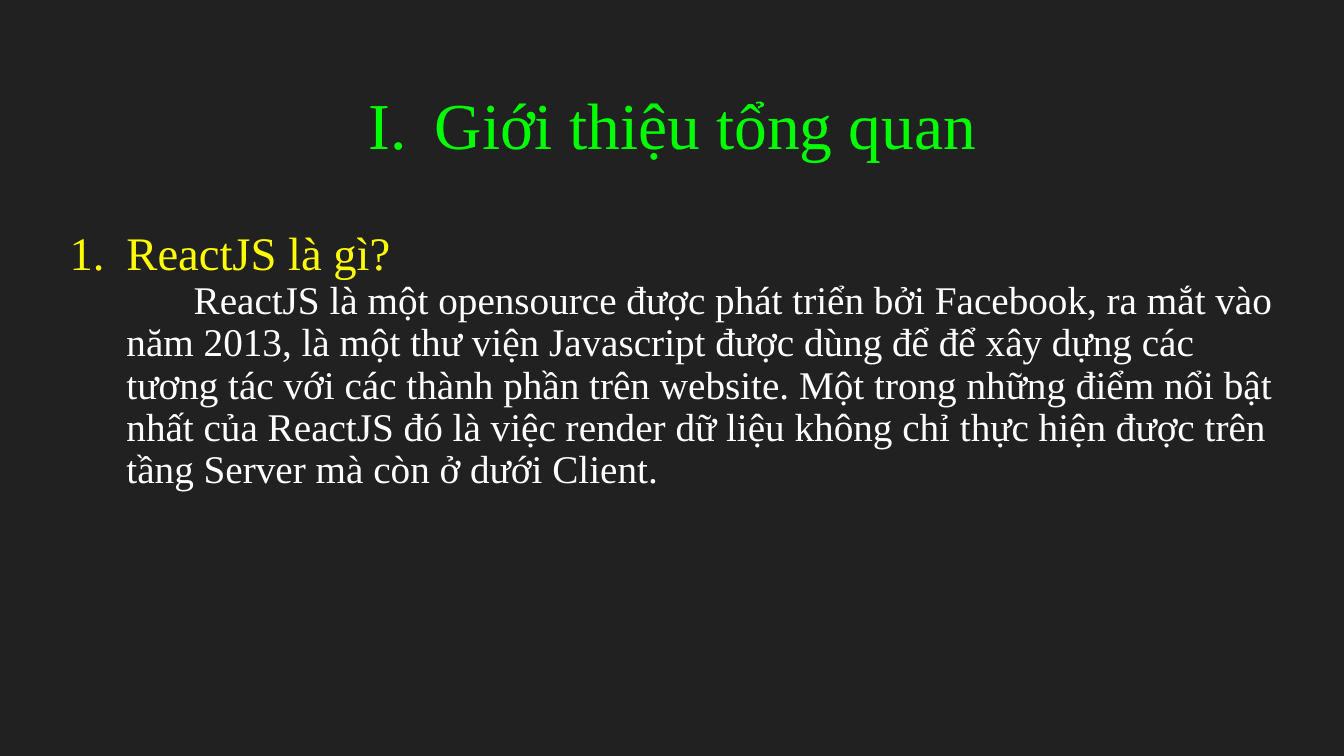
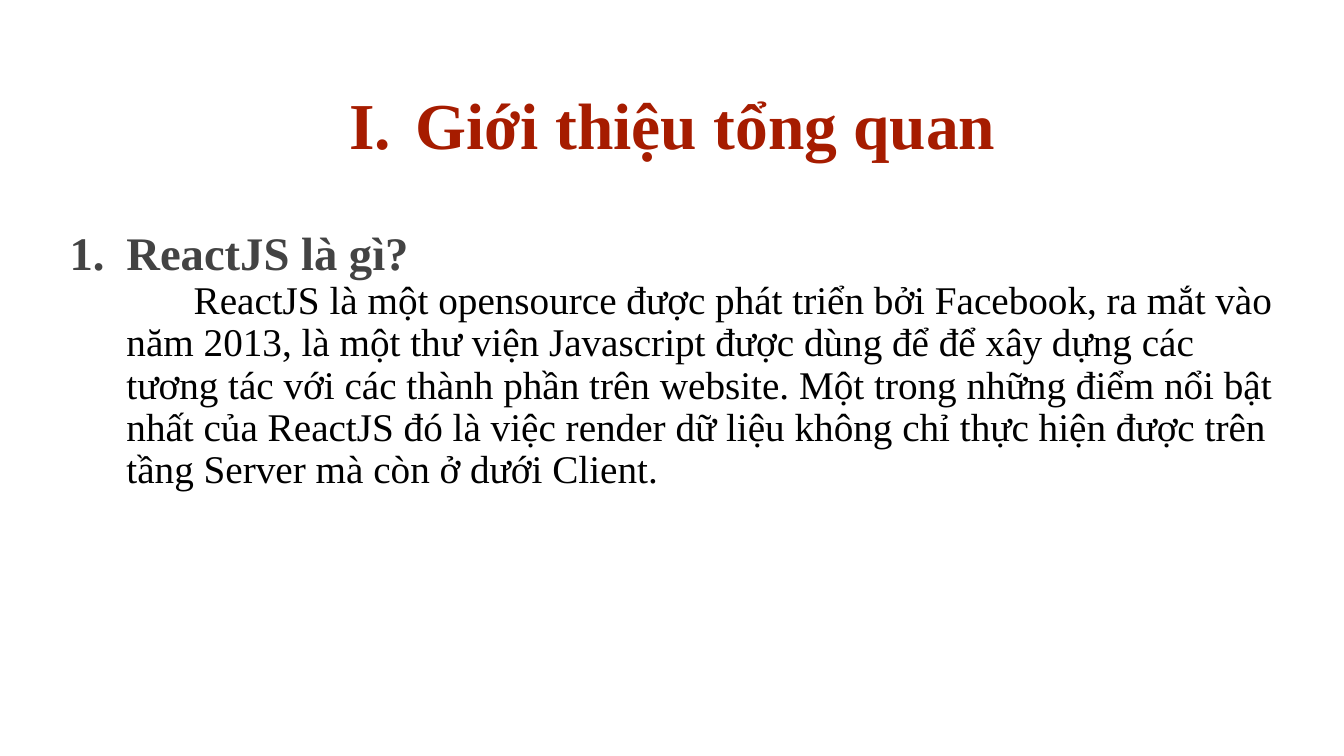
Before and after one commit to AlE-dip/ReactJS_News, a slide deck: slide 3 of slide_báo_cáo.pptx. Drawn at 1344x756 pixels with LibreOffice and Linux fonts; fonts in the diff are those of the drawing. Boxes give left, top, right and bottom in pixels: in the first picture for what was removed or moved away, otherwise in the second. Text is boxed around its words. In the diff, an @@ line names an element or a change of style, - is before the commit and + after.

```diff
--- a/slide_báo_cáo.pptx
+++ b/slide_báo_cáo.pptx
@@ background #212121 to #FFFFFF @@
@@ title "Giới thiệu tổng quan" at (x1=416, y1=101, x2=996, y2=162): text colour #00FF00 to #A61C00, bold on; bullet colour #00FF00 to #A61C00 @@
@@ subtitle "ReactJS là gì?" at (x1=126, y1=237, x2=1272, y2=491): text colour #FFFF00 to #434343, bold on in "ReactJS là gì?"; text colour #FFFFFF to #000000; bullet colour #FFFF00 to #434343 @@
```
Also in this commit, not shown: 20 other slides changed, 2 slides removed.
